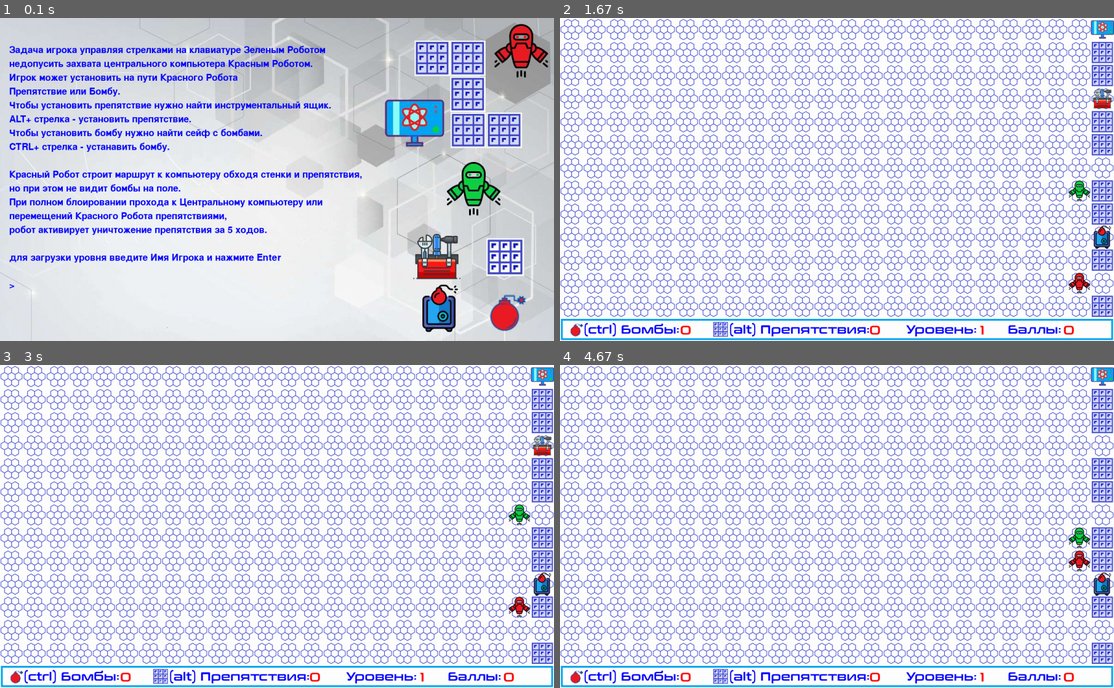
Above: before the commit, frames 1-4 (two rows, left to right).
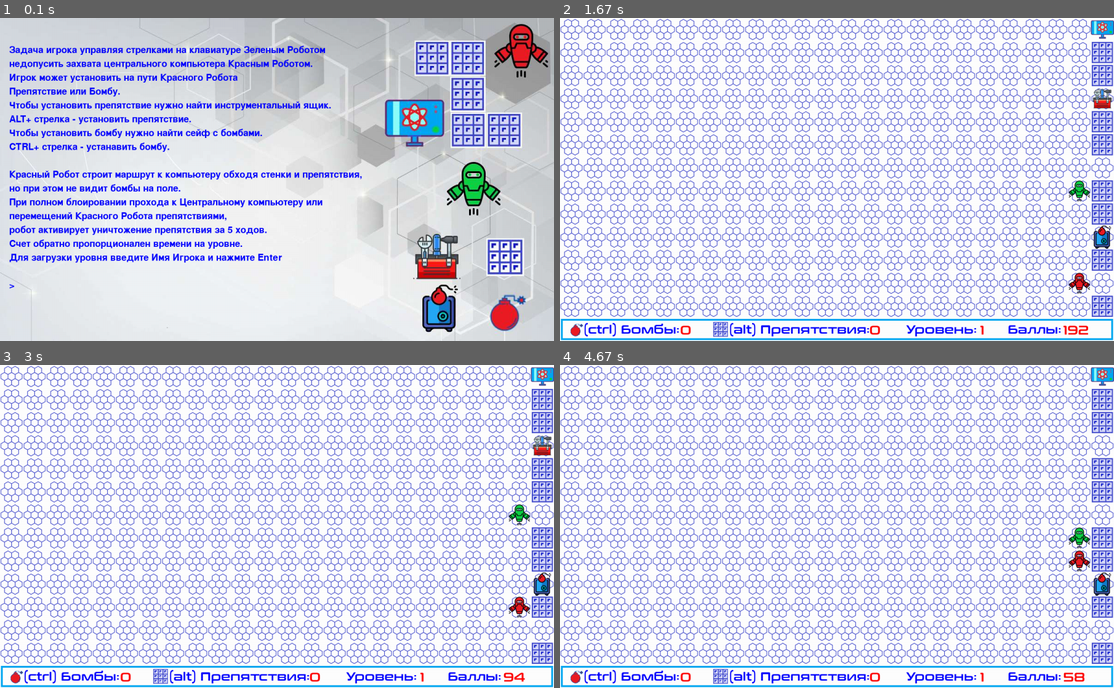
Above: after the commit, the same moments.

Repository: AVRasyuk/PyGameProject
Game: pygame game, started from main.py
Two runs of this game, one before a commit and one after it. Both use one fixed random seed, a clock stepped at 60 frames per second and the inputs below.
Inputs:
- Up to frame 1 (0.1 s): no input
- Up to frame 2 (1.67 s): tap Enter at 0.33 s; hold Left 0.67-1.2 s; hold Down 1.33-1.63 s
- Up to frame 3 (3 s): hold Left 1.67-2.07 s; hold Up 2.1-2.47 s; hold Right from 2.5 s (still down)
- Up to frame 4 (4.67 s): release Right at 3.13 s; tap D at 3.17, 4.55 s; hold Down 3.5-3.87 s; hold Left 3.9-4.37 s; hold Right from 4.4 s (still down)

The runs differ from the first frame. In frame 1, 1.2% of the frame differs, in the area x 1-51%, y 68-76%; in frame 2, less than 0.1%; in frame 3, less than 0.1%; in frame 4, less than 0.1%.

Commit message:
добавлен summ_score для всех уровней

Diff:
--- a/data/score.txt
+++ b/data/score.txt
@@ -1,5 +1,8 @@
 Name,Score
-Alexander,100
-sas,0
-asdd,0
-as,0
+ass3,232
+ass5,184
+as7,113
+ass2,82
+as,18
+Alexander,10
+ass1,0
--- a/main.py
+++ b/main.py
@@ -51,8 +51,8 @@
                       "При полном блоировании прохода к Центральному компьютеру или",
                       "перемещений Красного Робота препятствиями,",
                       "робот активирует уничтожение препятствия за 5 ходов.",
-                      " ",
-                      "для загрузки уровня введите Имя Игрока и нажмите Enter",
+                      "Счет обратно пропорционален времени на уровне. ",
+                      "Для загрузки уровня введите Имя Игрока и нажмите Enter",
                       " ",
                       ">",
                       ]
@@ -110,6 +110,7 @@
 
 
 def end_screen():
+    global summ_score
     sound_intro = 'data\end_sound.mp3'
     pygame.init()
     pygame.mixer.init()
@@ -137,25 +138,13 @@
         for i in range(len(list_for_table)):
             if list_for_table[i][0] == input_name_player:
                 find = 1
-                if list_for_table[i][1] < score:
-                    list_for_table[i][1] = score
+                if list_for_table[i][1] < summ_score:
+                    list_for_table[i][1] = summ_score
         if not find:
-            list_for_table.append([input_name_player, score])
-
-        # find = 0
-        # for i in range(len(list_for_table)):
-        #     if list_for_table[i][0] == input_name_player and list_for_table[i][1] < score:
-        #         del list_for_table[i]
-        #         list_for_table.append([input_name_player, score])
-        #         find = 1
-        #     elif list_for_table[i][0] == input_name_player and list_for_table[i][1] >= score:
-        #         find = 1
-        # if find == 0:
-        #     list_for_table.append([input_name_player, score])
-
+            list_for_table.append([input_name_player, summ_score])
         list_for_table.sort(key=lambda x: [x[1], x[0]], reverse=1)
         print(list_for_table)
-
+    summ_score = 0
     count = 0
     with open(score_file_name, mode="w", encoding='utf-8') as w_file:
         header_names = ["Name", "Score"]
@@ -235,6 +224,7 @@
     takt = 1
     takt_bad_robot = 0
     takt_end_level = 0
+
 
 
 def game_over():
@@ -768,6 +758,7 @@
     flag_exploded_bad_robot = False
     number_level = 1
     score = 0
+    summ_score = 0
     falg_end_level = False
     flag_game_over = False
     flag_stop_score_time = False
@@ -909,8 +900,8 @@
                         falg_end_level = False
                         flag_game_over = True
                         takt_end_level = takt
-                        if number_level == 1:
-                            score = 0
+                        flag_stop_score_time = True
+                        score = 0
 
                     if pygame.sprite.spritecollideany(bad_robot, bomb_group):
                         bad_robot.boom()
@@ -923,6 +914,8 @@
                         # flag_movie_bad_robot = True
                         falg_end_level = True
                         flag_stop_score_time = True
+                        summ_score += score
+
 
                     if len(bad_robot_move_path) == 0:
                         print('GAME OVER!')
@@ -975,6 +968,7 @@
                 load_level(start_new_level(number_level)))
             flag_movie_bad_robot = True
             falg_end_level = False
+            score = 0
 
         if takt - takt_end_level > 70 and flag_game_over:
             game_over()
@@ -1000,7 +994,7 @@
         takt += 1
         if not flag_stop_score_time:
             # score = int((500 / takt) * (bomb_count / 5) * (barrier_count / 20) * 100)
-            score = int((500 / takt) * (bomb_count / 5) * (barrier_count / 20) * 100)
+            score = int((500 / takt) * 10)
         if takt > 10000:
             takt = 0
 
